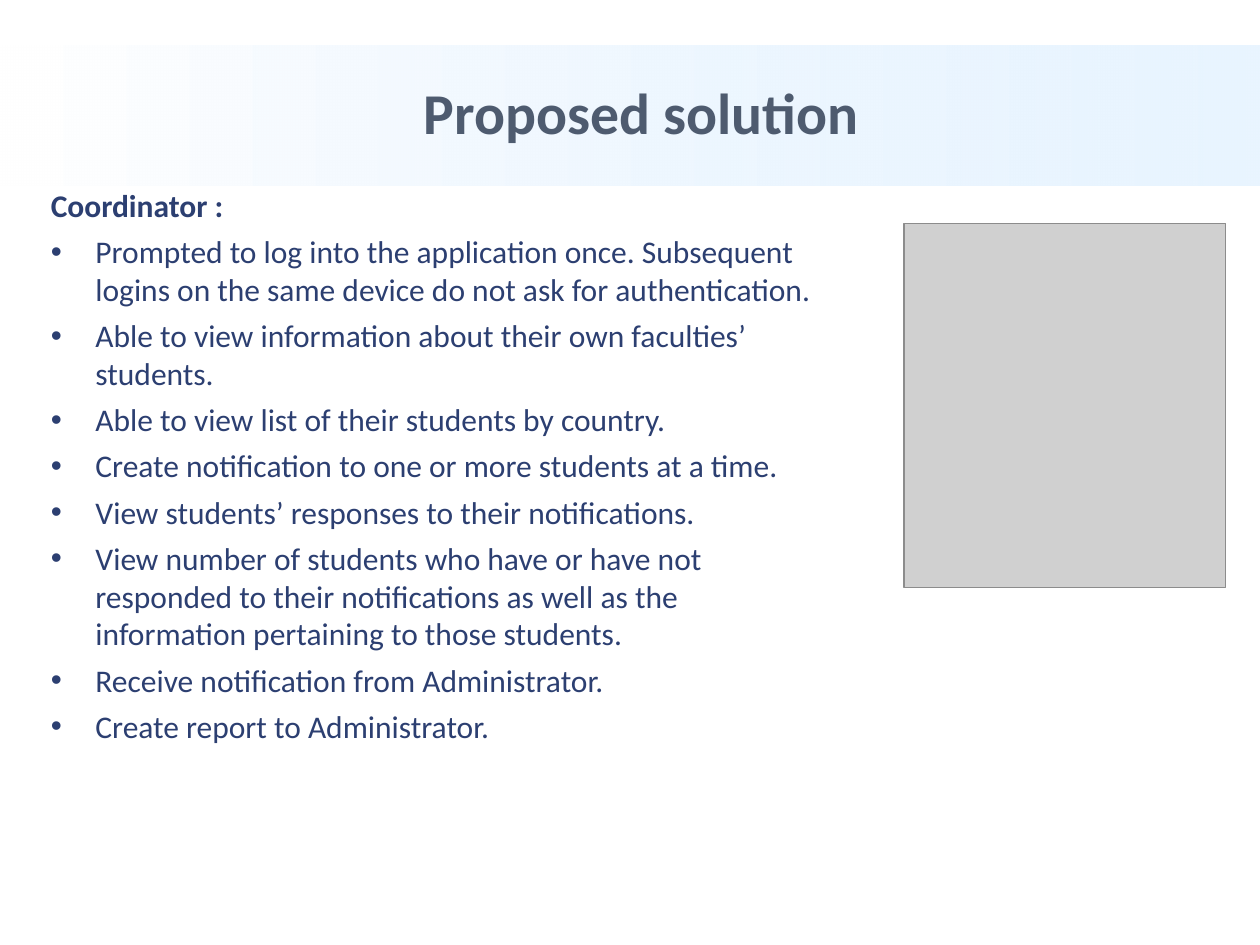
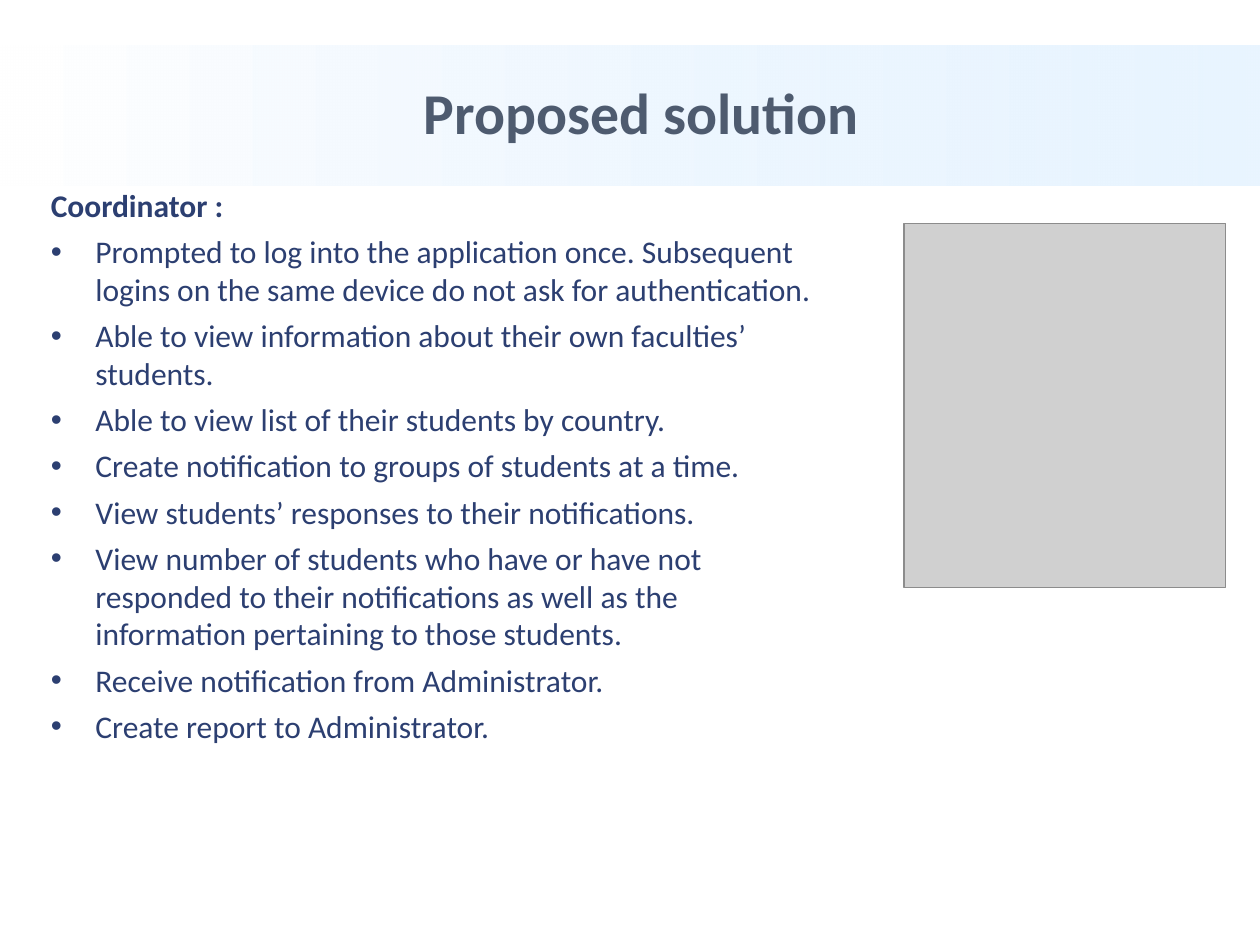
Before and after one commit to haptxse62665/DY-EMERGENCY-RESPONSE-PROJECT, a slide deck: slide 9 of Report/Report1_DYs-Group_Slide.pptx. Drawn at 1260x945 pixels with LibreOffice and Linux fonts; fonts in the diff are those of the drawing; grey boxes stand for pictures; background and template pictures are left out. Boxes give left, top, right and bottom in pixels: in the first picture for what was removed or moved away, otherwise in the second. Text is boxed around its words. In the diff, an @@ line names an element or a change of style, - is before the commit and + after.

```diff
--- a/Report/Report1_DYs-Group_Slide.pptx
+++ b/Report/Report1_DYs-Group_Slide.pptx
@@ text at bbox=[95, 455, 739, 483]: text changed @@
-• Create notification to one or more students at a time.
+• Create notification to groups of students at a time.
```
Also in this commit, not shown: 1 other slide changed.
